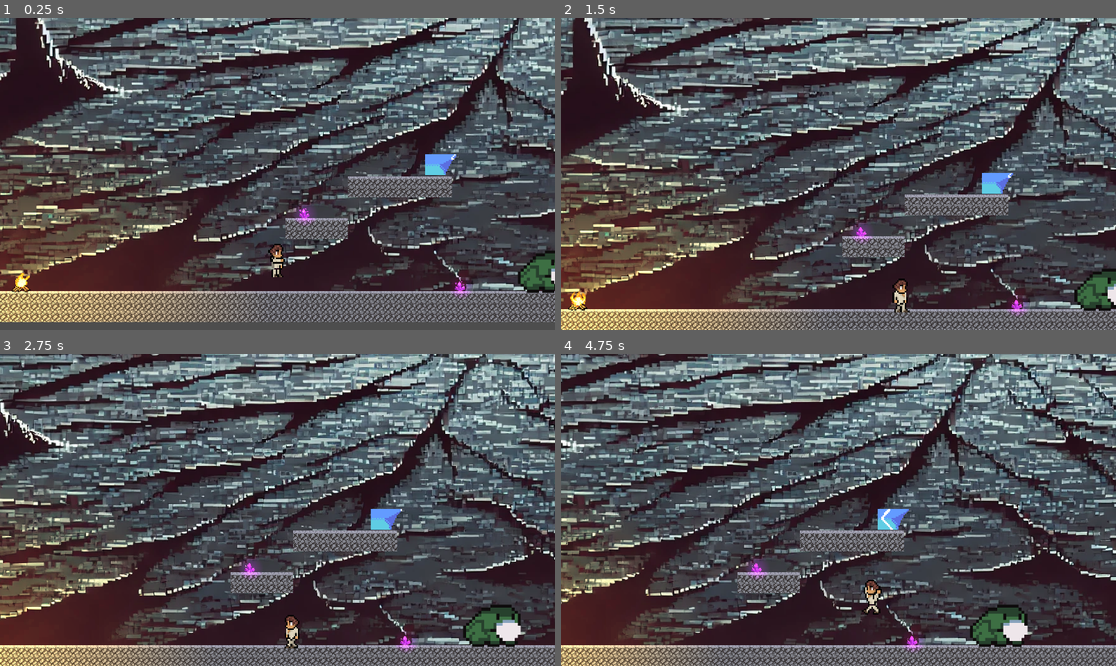
Above: before the commit, frames 1-4 (two rows, left to right).
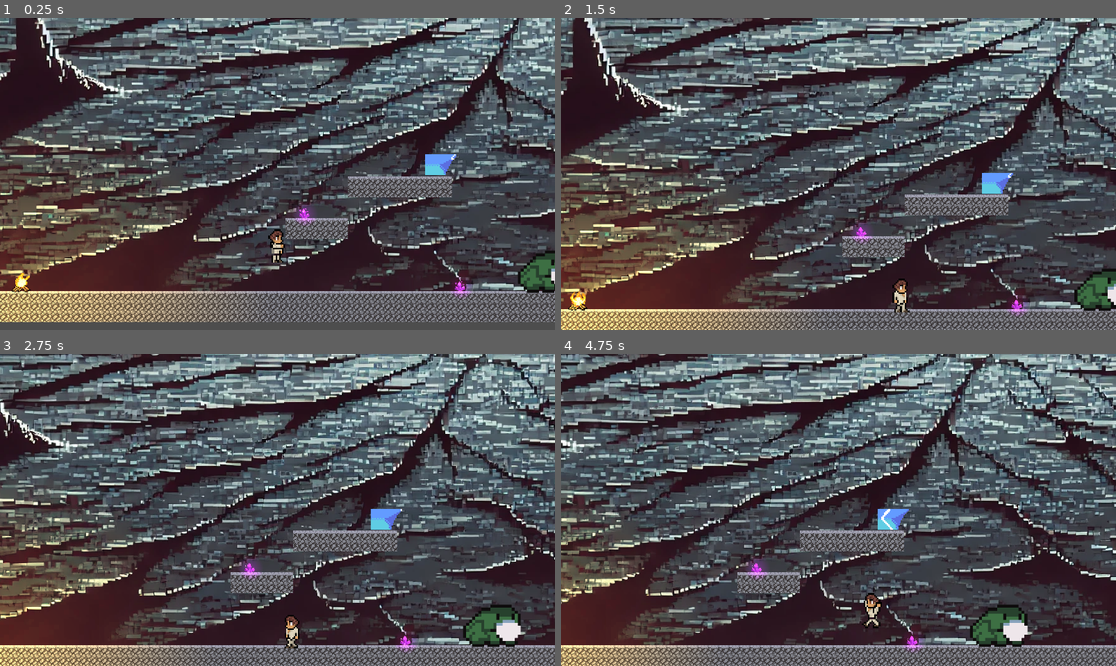
Above: after the commit, the same moments.

Repository: jingxin-anze/light-jump
Game: Godot game, scene res://Scenes/Level1/level_1.tscn
Same seed, same stepped clock (60 frames per second), same inputs: the game is played once before the commit and once after it. This scene is started directly instead of the project's main scene. Sound files missing from this copy of the repository are replaced by a short silence.
Inputs (mouse positions are in pixels of both pictures, inside the frame that each line leads up to):
- Up to frame 1 (0.25 s): no input
- Up to frame 2 (1.5 s): move the mouse to (960, 158) at 0.52 s; hold K (jump) 0.53-1.28 s; hold D (move_right) from 0.53 s (still down); move the mouse to (727, 189) at 1.27 s; tap J (attack) at 1.35 s
- Up to frame 3 (2.75 s): tap K (jump) at 1.52, 1.55, 1.82 s; move the mouse to (333, 441) at 2.02 s; release D (move_right) at 2.03 s; hold A (move_left) from 2.03 s (still down); hold K (jump) from 2.03 s (still down); tap Space (attack2) at 2.1 s
- Up to frame 4 (4.75 s): move the mouse to (810, 572) at 2.77 s; release A (move_left) at 2.78 s; release K (jump) at 2.78 s; hold D (move_right) 2.78-4.28 s; click (810, 572) at 2.85 s; tap K (jump) at 3.02, 3.05, 3.32, 4.52, 4.55 s; move the mouse to (1005, 556) at 3.52 s; hold K (jump) 3.53-4.28 s; move the mouse to (672, 463) at 4.27 s; hold A (move_left) from 4.28 s (still down); tap J (attack) at 4.35 s

The runs differ from the first frame. In frame 1, 0.3% of the frame differs, in the area x 48-52%, y 67-84%; in frame 2, 0.1%; in frame 3, 0.3%; in frame 4, 0.7%, in the area x 1-97%, y 0-100%.

Commit message:
修改了跳跃高度

Diff:
--- a/Scenes/Level1/level_1.tscn
+++ b/Scenes/Level1/level_1.tscn
@@ -172,7 +172,7 @@
 position = Vector2(822, 851)
 scale = Vector2(3.5, 3.5)
 SPEED = 170.0
-jump_height = 200.0
+jump_height = 120.0
 
 [node name="Camera2D" type="Camera2D" parent="Player"]
 zoom = Vector2(1.5, 1.5)
Not shown, added: Asset/Sounds/Level2/death.mp3.import
Not shown, added: Asset/Sounds/Level2/hurt.mp3.import
